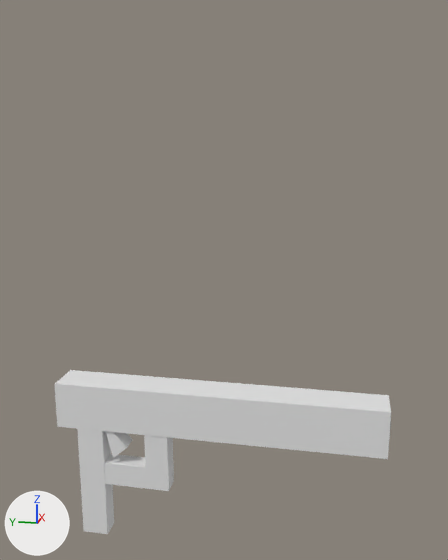
A saved change to the FBX model Assets/Universal/Models/Glock.fbx.
Both versions are drawn from a 50 mm lens placed at (-0.574, -0.121, 1.487), pointed at (0.008, -0.005, 1.342). Every picture has the same lights, and +X, +Y and +Z are marked at lower left. Both versions are drawn at frame 1 of the action 'Cube|CubeAction'; the numbers are the values there.

The scene before the commit, as lines of its bpy script (objects in view):
```python
me_cube_003 = bpy.data.meshes.new('Cube.003')
me_cube_003.from_pydata(...)  # a box spanning x -1.0..1.0, y -1.0..1.0, z -1.0..1.0
me_cube_005 = bpy.data.meshes.new('Cube.005')
me_cube_005.from_pydata([(-1.0, -1.0, -1.0), (-1.0, 0.0, 0.0), (-1.0, 1.0, -1.0), (-1.0, 1.0, 1.0), (1.0, -1.0, -1.0), (1.0, 0.0, 0.0), (1.0, 1.0, -1.0), (1.0, 1.0, 1.0)], [], [(0, 1, 3, 2), (2, 3, 7, 6), (6, 7, 5, 4), (4, 5, 1, 0), (2, 6, 4, 0), (7, 3, 1, 5)])
me_cube_006 = bpy.data.meshes.new('Cube.006')
me_cube_006.from_pydata(...)  # 386 vertices, 384 faces; spans x -1.0..1.0, y -1.0..1.0, z -1.0..1.0
me_cube_007 = bpy.data.meshes.new('Cube.007')
me_cube_007.from_pydata(...)  # 16 vertices, 12 faces; spans x -1.0..1.0, y -1.0..1.0, z -1.0..1.0
me_cube_008 = bpy.data.meshes.new('Cube.008')
me_cube_008.from_pydata(...)  # a box spanning x -1.0..1.0, y -1.0..1.0, z -0.53..1.0
ob_cube = bpy.data.objects.new('Cube', me_cube_006)
ob_cube.location = (0.0, 0.0, 1.205)
ob_cube.rotation_euler = (0.0, -3.142, 0.0)  # degrees (0, -180, 0)
ob_cube.scale = (0.0194, 0.169, 0.0242)
ob_cube_001 = bpy.data.objects.new('Cube.001', me_cube_007)
ob_cube_001.location = (-0.009, 0.133, 1.123)
ob_cube_001.scale = (0.0102, 0.0139, 0.0651)
ob_cube_002 = bpy.data.objects.new('Cube.002', me_cube_003)
ob_cube_002.location = (-0.009, 0.098, 1.131)
ob_cube_002.rotation_euler = (-1.571, 0.0, 0.0)  # degrees (-90, 0, 0)
ob_cube_002.scale = (0.00968, 0.0123, 0.0489)
ob_cube_003 = bpy.data.objects.new('Cube.003', me_cube_008)
ob_cube_003.location = (-0.009, 0.061, 1.159)
ob_cube_003.scale = (0.00968, 0.0123, 0.0294)
ob_cube_004 = bpy.data.objects.new('Cube.004', me_cube_005)
ob_cube_004.location = (-0.008, 0.115, 1.171)
ob_cube_004.rotation_euler = (-2.283, 0.0, 0.0)  # degrees (-131, 0, 0)
ob_cube_004.scale = (0.0092, 0.0204, 0.0102)
```
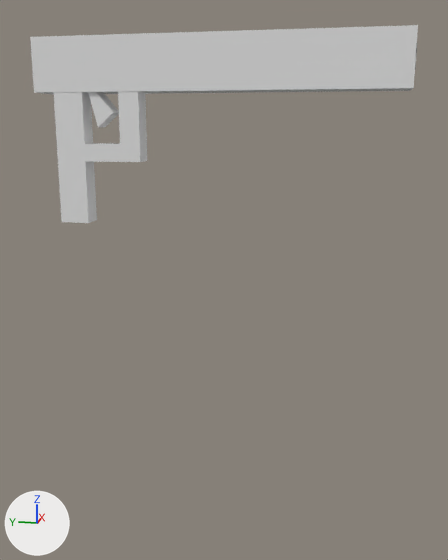
What changed in the scene script:
```text
Change me_cube_007:
    used by ob_cube_001; location = (-0.009, 0.133, 1.123); scale = (0.0102, 0.0139, 0.0651)
    remove me_cube_007.from_pydata(...)  # 16 vertices, 12 faces; spans x -1.0..1.0, y -1.0..1.0, z -1.0..1.0
    add me_cube_007.from_pydata(...)  # 56 vertices, 44 faces; spans x -1.0..1.0, y -4.89..1.0, z -1.01..0.84
    me_cube_007 part 1: the whole mesh is rebuilt
Remove ob_cube_003:
    ob_cube_003 = bpy.data.objects.new('Cube.003', me_cube_008)
    ob_cube_003.location = (-0.009, 0.061, 1.159)
    ob_cube_003.scale = (0.00968, 0.0123, 0.0294)
Change ob_cube:
    ob_cube.location: (0.0, 0.0, 1.205) -> (0.0, 0.0, 1.543)
Change ob_cube_001:
    ob_cube_001.location: (-0.009, 0.133, 1.123) -> (-0.009, 0.136, 1.464)
Change ob_cube_004:
    ob_cube_004.location: (-0.008, 0.115, 1.171) -> (-0.008, 0.115, 1.509)
Remove ob_cube_002:
    ob_cube_002 = bpy.data.objects.new('Cube.002', me_cube_003)
    ob_cube_002.location = (-0.009, 0.098, 1.131)
    ob_cube_002.rotation_euler = (-1.571, 0.0, 0.0)  # degrees (-90, 0, 0)
    ob_cube_002.scale = (0.00968, 0.0123, 0.0489)
```

Location of each change, [x1, y1, x2, y2] in pixels of the pictures (448 x 560 px):
'Cube', moved
    before: [54, 370, 391, 459]
    after: [30, 25, 418, 95]
'Cube.001', reshaped, moved
    before: [77, 429, 114, 534]
    after: [54, 91, 147, 223]
'Cube.002', deleted
    before: [104, 454, 174, 491]
'Cube.004', moved
    before: [105, 431, 133, 458]
    after: [88, 92, 119, 127]
'Cube.003', deleted
    before: [144, 435, 173, 470]
